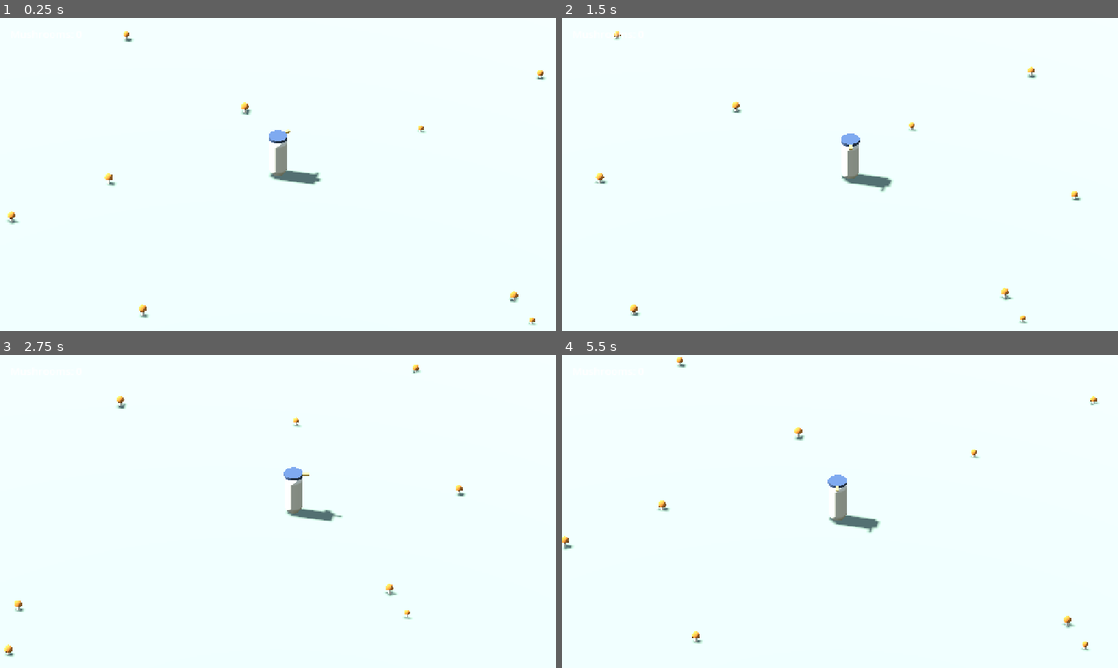
Above: before the commit, frames 1-4 (two rows, left to right).
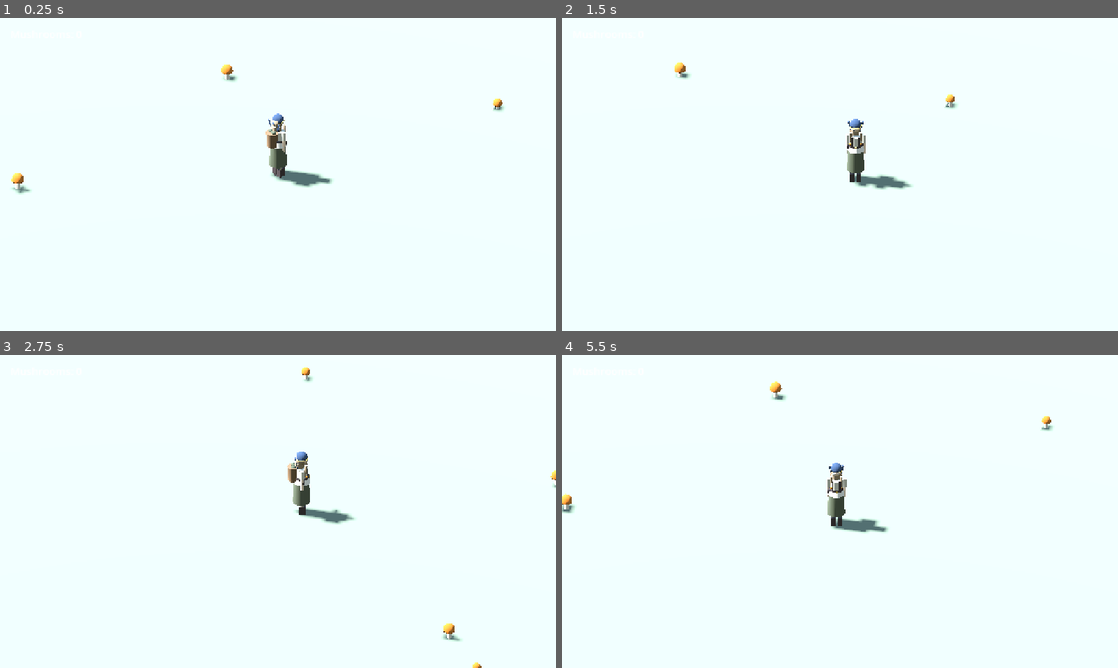
Above: after the commit, the same moments.

Repository: diegoami/oravitsa
Game: Godot game, scene res://scenes/world.tscn
Same seed, same stepped clock (60 frames per second), same inputs: the game is played once before the commit and once after it.
Inputs:
- Up to frame 1 (0.25 s): no input
- Up to frame 2 (1.5 s): hold D (move_right) 0.53-1.28 s; hold S (move_back) from 1.28 s (still down)
- Up to frame 3 (2.75 s): release S (move_back) at 2.03 s; hold D (move_right) from 2.03 s (still down)
- Up to frame 4 (5.5 s): release D (move_right) at 2.78 s; hold W (move_forward) 2.78-3.53 s; hold A (move_left) 3.53-5.03 s; hold S (move_back) from 5.03 s (still down)

The runs differ from the first frame. In frame 1, 1.4% of the frame differs, in the area x 1-99%, y 4-99%; in frame 2, 1.3%; in frame 3, 1.4%; in frame 4, 1.5%, in the area x 0-97%, y 0-95%.

Commit message:
Replace the player capsule with an Oravitsa blockout
The capsule-with-a-cap was the right placeholder for testing movement and
the wrong one for looking at. She is now a 34-part primitive blockout --
spheres, cylinders and boxes, still no imported art and no textures, every
part flat-coloured from the model sheet's named palette.

Built from the measured landmark table in docs/character.md rather than by
eye: shoulders at 114 cm, belt at 91 cm, basket rim at 116 cm, hem at 28 cm.
The Body node is scaled by height / BLOCKOUT_HEIGHT, so the canonical figure
stays a single number in default_stats.tres.

The parts that carry the silhouette are the ones character.md ranks as
mattering: the bandana and its two tails, the basket rim above the shoulders,
the bell skirt, and the forward-hanging braids with amber beads. The tails
splay sideways rather than down the back -- that is what the top-down sheet
shows, and from a fixed isometric camera it is the only placement where they
read at all.

Drops the greybox facing wedge, which a face, braids and a back-worn basket
make redundant, and with it the one deliberate deviation from the brief.

Pulls the camera in from size 10 to 6.5. At 10 the figure was roughly 100 px
tall at 720p and none of the above was visible.

Fixes two interpenetration bugs of the same class: two primitives at nearly
equal radius with different segment counts stab through each other as a ring
of spikes. The tunic is now split into a bodice inside the belt and a flare
that drapes clearly outside the skirt, and the arms moved clear of the
flare's widest point.

Verified by 18 checks against the running scene, including that the blockout
sits on the floor at 0.000 m and reaches 1.522 m at the crown.

Co-Authored-By: Claude Opus 5 <noreply@anthropic.com>

Diff:
--- a/scenes/oravitsa.tscn
+++ b/scenes/oravitsa.tscn
@@ -1,41 +1,210 @@
-[gd_scene load_steps=9 format=3]
+[gd_scene load_steps=38 format=3]
 
 [ext_resource type="Script" path="res://scripts/oravitsa.gd" id="1_oravitsa"]
 [ext_resource type="Resource" path="res://resources/default_stats.tres" id="2_stats"]
-
-[sub_resource type="StandardMaterial3D" id="Mat_tunic"]
-albedo_color = Color(0.804, 0.769, 0.722, 1)
-roughness = 0.9
-
-[sub_resource type="StandardMaterial3D" id="Mat_bandana"]
-albedo_color = Color(0.216, 0.275, 0.376, 1)
-roughness = 0.85
-
-[sub_resource type="StandardMaterial3D" id="Mat_motif"]
-albedo_color = Color(0.820, 0.647, 0.294, 1)
-roughness = 0.8
 
 [sub_resource type="CapsuleShape3D" id="Shape_body"]
 resource_local_to_scene = true
 radius = 0.28
 height = 1.5
 
-[sub_resource type="CapsuleMesh" id="Mesh_body"]
-resource_local_to_scene = true
-material = SubResource("Mat_tunic")
-radius = 0.28
-height = 1.5
-
-[sub_resource type="CylinderMesh" id="Mesh_cap"]
-resource_local_to_scene = true
-material = SubResource("Mat_bandana")
-top_radius = 0.3
-bottom_radius = 0.3
-height = 0.1
-
-[sub_resource type="BoxMesh" id="Mesh_prow"]
-material = SubResource("Mat_motif")
-size = Vector3(0.1, 0.06, 0.26)
+[sub_resource type="StandardMaterial3D" id="M_blue"]
+albedo_color = Color(0.216, 0.275, 0.376, 1)
+roughness = 0.9
+
+[sub_resource type="StandardMaterial3D" id="M_yellow"]
+albedo_color = Color(0.82, 0.647, 0.294, 1)
+roughness = 0.9
+
+[sub_resource type="StandardMaterial3D" id="M_linen"]
+albedo_color = Color(0.804, 0.769, 0.722, 1)
+roughness = 0.9
+
+[sub_resource type="StandardMaterial3D" id="M_birch"]
+albedo_color = Color(0.6, 0.557, 0.514, 1)
+roughness = 0.9
+
+[sub_resource type="StandardMaterial3D" id="M_moss"]
+albedo_color = Color(0.337, 0.349, 0.282, 1)
+roughness = 0.9
+
+[sub_resource type="StandardMaterial3D" id="M_leather"]
+albedo_color = Color(0.275, 0.227, 0.227, 1)
+roughness = 0.9
+
+[sub_resource type="StandardMaterial3D" id="M_hair"]
+albedo_color = Color(0.62, 0.53, 0.442, 1)
+roughness = 0.9
+
+[sub_resource type="StandardMaterial3D" id="M_skin"]
+albedo_color = Color(0.925, 0.8, 0.706, 1)
+roughness = 0.9
+
+[sub_resource type="StandardMaterial3D" id="M_amber"]
+albedo_color = Color(0.71, 0.408, 0.129, 1)
+roughness = 0.9
+
+[sub_resource type="StandardMaterial3D" id="M_wicker"]
+albedo_color = Color(0.478, 0.369, 0.275, 1)
+roughness = 0.9
+
+[sub_resource type="StandardMaterial3D" id="M_eye"]
+albedo_color = Color(0.424, 0.486, 0.549, 1)
+roughness = 0.9
+
+[sub_resource type="SphereMesh" id="Hair"]
+material = SubResource("M_hair")
+radius = 0.122
+height = 0.27
+radial_segments = 16
+rings = 8
+
+[sub_resource type="CylinderMesh" id="HairBack"]
+material = SubResource("M_hair")
+top_radius = 0.108
+bottom_radius = 0.088
+height = 0.17
+radial_segments = 12
+
+[sub_resource type="SphereMesh" id="Head"]
+material = SubResource("M_skin")
+radius = 0.1
+height = 0.235
+radial_segments = 16
+rings = 8
+
+[sub_resource type="SphereMesh" id="Eye"]
+material = SubResource("M_eye")
+radius = 0.013
+height = 0.024
+radial_segments = 8
+rings = 4
+
+[sub_resource type="SphereMesh" id="BandanaCap"]
+material = SubResource("M_blue")
+radius = 0.125
+height = 0.15
+radial_segments = 16
+rings = 6
+is_hemisphere = true
+
+[sub_resource type="TorusMesh" id="BandanaBand"]
+material = SubResource("M_yellow")
+inner_radius = 0.112
+outer_radius = 0.13
+rings = 24
+ring_segments = 12
+
+[sub_resource type="SphereMesh" id="Knot"]
+material = SubResource("M_blue")
+radius = 0.038
+height = 0.076
+radial_segments = 10
+rings = 5
+
+[sub_resource type="BoxMesh" id="Tail"]
+material = SubResource("M_blue")
+size = Vector3(0.038, 0.33, 0.012)
+
+[sub_resource type="CylinderMesh" id="Neck"]
+material = SubResource("M_skin")
+top_radius = 0.042
+bottom_radius = 0.048
+height = 0.09
+radial_segments = 10
+
+[sub_resource type="CylinderMesh" id="TunicBody"]
+material = SubResource("M_linen")
+top_radius = 0.142
+bottom_radius = 0.14
+height = 0.22999999999999987
+radial_segments = 16
+
+[sub_resource type="CylinderMesh" id="TunicFlare"]
+material = SubResource("M_linen")
+top_radius = 0.146
+bottom_radius = 0.186
+height = 0.13
+radial_segments = 16
+
+[sub_resource type="CylinderMesh" id="Braid"]
+material = SubResource("M_hair")
+top_radius = 0.028
+bottom_radius = 0.019
+height = 0.29
+radial_segments = 8
+
+[sub_resource type="SphereMesh" id="Bead"]
+material = SubResource("M_amber")
+radius = 0.028
+height = 0.056
+radial_segments = 8
+rings = 4
+
+[sub_resource type="CylinderMesh" id="Sleeve"]
+material = SubResource("M_linen")
+top_radius = 0.046
+bottom_radius = 0.04
+height = 0.2
+radial_segments = 10
+
+[sub_resource type="CylinderMesh" id="Forearm"]
+material = SubResource("M_skin")
+top_radius = 0.034
+bottom_radius = 0.03
+height = 0.27
+radial_segments = 10
+
+[sub_resource type="CylinderMesh" id="Belt"]
+material = SubResource("M_leather")
+top_radius = 0.152
+bottom_radius = 0.154
+height = 0.05
+radial_segments = 18
+
+[sub_resource type="BoxMesh" id="Buckle"]
+material = SubResource("M_yellow")
+size = Vector3(0.05, 0.042, 0.022)
+
+[sub_resource type="BoxMesh" id="Pouch"]
+material = SubResource("M_leather")
+size = Vector3(0.062, 0.085, 0.045)
+
+[sub_resource type="CylinderMesh" id="Skirt"]
+material = SubResource("M_moss")
+top_radius = 0.15
+bottom_radius = 0.185
+height = 0.63
+radial_segments = 18
+
+[sub_resource type="CylinderMesh" id="Sock"]
+material = SubResource("M_birch")
+top_radius = 0.052
+bottom_radius = 0.048
+height = 0.11000000000000003
+radial_segments = 8
+
+[sub_resource type="BoxMesh" id="Boot"]
+material = SubResource("M_leather")
+size = Vector3(0.092, 0.19, 0.15)
+
+[sub_resource type="CylinderMesh" id="Basket"]
+material = SubResource("M_wicker")
+top_radius = 0.128
+bottom_radius = 0.104
+height = 0.34999999999999987
+radial_segments = 14
+
+[sub_resource type="BoxMesh" id="Strap"]
+material = SubResource("M_leather")
+size = Vector3(0.036, 0.24, 0.014)
+
+[sub_resource type="SphereMesh" id="Greens"]
+material = SubResource("M_moss")
+radius = 0.05
+height = 0.07
+radial_segments = 8
+rings = 4
 
 [node name="Oravitsa" type="CharacterBody3D"]
 collision_layer = 2
@@ -47,14 +216,140 @@
 transform = Transform3D(1, 0, 0, 0, 1, 0, 0, 0, 1, 0, 0.75, 0)
 shape = SubResource("Shape_body")
 
-[node name="Body" type="MeshInstance3D" parent="."]
-transform = Transform3D(1, 0, 0, 0, 1, 0, 0, 0, 1, 0, 0.75, 0)
-mesh = SubResource("Mesh_body")
-
-[node name="Cap" type="MeshInstance3D" parent="."]
-transform = Transform3D(1, 0, 0, 0, 1, 0, 0, 0, 1, 0, 1.47, 0)
-mesh = SubResource("Mesh_cap")
-
-[node name="Prow" type="MeshInstance3D" parent="Cap"]
-transform = Transform3D(1, 0, 0, 0, 1, 0, 0, 0, 1, 0, 0, -0.38)
-mesh = SubResource("Mesh_prow")
+[node name="Body" type="Node3D" parent="."]
+
+[node name="Hair" type="MeshInstance3D" parent="Body"]
+transform = Transform3D(1, 0, 0, 0, 1, 0, 0, 0, 1, 0, 1.35, 0.016)
+mesh = SubResource("Hair")
+
+[node name="HairBack" type="MeshInstance3D" parent="Body"]
+transform = Transform3D(1, 0, 0, 0, 1, 0, 0, 0, 1, 0, 1.185, 0.042)
+mesh = SubResource("HairBack")
+
+[node name="Head" type="MeshInstance3D" parent="Body"]
+transform = Transform3D(1, 0, 0, 0, 1, 0, 0, 0, 1, 0, 1.35, -0.026)
+mesh = SubResource("Head")
+
+[node name="EyeL" type="MeshInstance3D" parent="Body"]
+transform = Transform3D(1, 0, 0, 0, 1, 0, 0, 0, 1, -0.04, 1.332, -0.108)
+mesh = SubResource("Eye")
+
+[node name="EyeR" type="MeshInstance3D" parent="Body"]
+transform = Transform3D(1, 0, 0, 0, 1, 0, 0, 0, 1, 0.04, 1.332, -0.108)
+mesh = SubResource("Eye")
+
+[node name="BandanaCap" type="MeshInstance3D" parent="Body"]
+transform = Transform3D(1, 0, 0, 0, 1, 0, 0, 0, 1, 0, 1.372, 0)
+mesh = SubResource("BandanaCap")
+
+[node name="BandanaBand" type="MeshInstance3D" parent="Body"]
+transform = Transform3D(1, 0, 0, 0, 1, 0, 0, 0, 1, 0, 1.375, 0)
+mesh = SubResource("BandanaBand")
+
+[node name="Knot" type="MeshInstance3D" parent="Body"]
+transform = Transform3D(1, 0, 0, 0, 1, 0, 0, 0, 1, 0, 1.352, 0.112)
+mesh = SubResource("Knot")
+
+[node name="TailL" type="MeshInstance3D" parent="Body"]
+transform = Transform3D(0.9563, -0.29237, 0, 0.28793, 0.94178, -0.17365, 0.05077, 0.16606, 0.98481, -0.098, 1.225, 0.098)
+mesh = SubResource("Tail")
+
+[node name="TailR" type="MeshInstance3D" parent="Body"]
+transform = Transform3D(0.9563, 0.29237, 0, -0.28793, 0.94178, -0.17365, -0.05077, 0.16606, 0.98481, 0.098, 1.225, 0.098)
+mesh = SubResource("Tail")
+
+[node name="Neck" type="MeshInstance3D" parent="Body"]
+transform = Transform3D(1, 0, 0, 0, 1, 0, 0, 0, 1, 0, 1.19, 0)
+mesh = SubResource("Neck")
+
+[node name="TunicBody" type="MeshInstance3D" parent="Body"]
+transform = Transform3D(1, 0, 0, 0, 1, 0, 0, 0, 1, 0, 1.025, 0)
+mesh = SubResource("TunicBody")
+
+[node name="TunicFlare" type="MeshInstance3D" parent="Body"]
+transform = Transform3D(1, 0, 0, 0, 1, 0, 0, 0, 1, 0, 0.845, 0)
+mesh = SubResource("TunicFlare")
+
+[node name="BraidL" type="MeshInstance3D" parent="Body"]
+transform = Transform3D(1, 0, 0, 0, 0.99452, 0.10453, 0, -0.10453, 0.99452, -0.104, 1.115, -0.082)
+mesh = SubResource("Braid")
+
+[node name="BeadL" type="MeshInstance3D" parent="Body"]
+transform = Transform3D(1, 0, 0, 0, 1, 0, 0, 0, 1, -0.104, 0.968, -0.097)
+mesh = SubResource("Bead")
+
+[node name="BraidR" type="MeshInstance3D" parent="Body"]
+transform = Transform3D(1, 0, 0, 0, 0.99452, 0.10453, 0, -0.10453, 0.99452, 0.104, 1.115, -0.082)
+mesh = SubResource("Braid")
+
+[node name="BeadR" type="MeshInstance3D" parent="Body"]
+transform = Transform3D(1, 0, 0, 0, 1, 0, 0, 0, 1, 0.104, 0.968, -0.097)
+mesh = SubResource("Bead")
+
+[node name="SleeveL" type="MeshInstance3D" parent="Body"]
+transform = Transform3D(1, 0, 0, 0, 1, 0, 0, 0, 1, -0.168, 1.045, 0)
+mesh = SubResource("Sleeve")
+
+[node name="ForearmL" type="MeshInstance3D" parent="Body"]
+transform = Transform3D(1, 0, 0, 0, 1, 0, 0, 0, 1, -0.168, 0.815, 0)
+mesh = SubResource("Forearm")
+
+[node name="SleeveR" type="MeshInstance3D" parent="Body"]
+transform = Transform3D(1, 0, 0, 0, 1, 0, 0, 0, 1, 0.168, 1.045, 0)
+mesh = SubResource("Sleeve")
+
+[node name="ForearmR" type="MeshInstance3D" parent="Body"]
+transform = Transform3D(1, 0, 0, 0, 1, 0, 0, 0, 1, 0.168, 0.815, 0)
+mesh = SubResource("Forearm")
+
+[node name="Belt" type="MeshInstance3D" parent="Body"]
+transform = Transform3D(1, 0, 0, 0, 1, 0, 0, 0, 1, 0, 0.91, 0)
+mesh = SubResource("Belt")
+
+[node name="Buckle" type="MeshInstance3D" parent="Body"]
+transform = Transform3D(1, 0, 0, 0, 1, 0, 0, 0, 1, 0, 0.91, -0.164)
+mesh = SubResource("Buckle")
+
+[node name="Pouch" type="MeshInstance3D" parent="Body"]
+transform = Transform3D(1, 0, 0, 0, 1, 0, 0, 0, 1, 0.152, 0.858, -0.048)
+mesh = SubResource("Pouch")
+
+[node name="Skirt" type="MeshInstance3D" parent="Body"]
+transform = Transform3D(1, 0, 0, 0, 1, 0, 0, 0, 1, 0, 0.595, 0)
+mesh = SubResource("Skirt")
+
+[node name="SockL" type="MeshInstance3D" parent="Body"]
+transform = Transform3D(1, 0, 0, 0, 1, 0, 0, 0, 1, -0.066, 0.245, 0)
+mesh = SubResource("Sock")
+
+[node name="BootL" type="MeshInstance3D" parent="Body"]
+transform = Transform3D(1, 0, 0, 0, 1, 0, 0, 0, 1, -0.066, 0.095, -0.016)
+mesh = SubResource("Boot")
+
+[node name="SockR" type="MeshInstance3D" parent="Body"]
+transform = Transform3D(1, 0, 0, 0, 1, 0, 0, 0, 1, 0.066, 0.245, 0)
+mesh = SubResource("Sock")
+
+[node name="BootR" type="MeshInstance3D" parent="Body"]
+transform = Transform3D(1, 0, 0, 0, 1, 0, 0, 0, 1, 0.066, 0.095, -0.016)
+mesh = SubResource("Boot")
+
+[node name="Basket" type="MeshInstance3D" parent="Body"]
+transform = Transform3D(1, 0, 0, 0, 1, 0, 0, 0, 1, 0, 0.985, 0.168)
+mesh = SubResource("Basket")
+
+[node name="StrapL" type="MeshInstance3D" parent="Body"]
+transform = Transform3D(1, 0, 0, 0, 1, 0, 0, 0, 1, -0.072, 1.03, -0.127)
+mesh = SubResource("Strap")
+
+[node name="StrapR" type="MeshInstance3D" parent="Body"]
+transform = Transform3D(1, 0, 0, 0, 1, 0, 0, 0, 1, 0.072, 1.03, -0.127)
+mesh = SubResource("Strap")
+
+[node name="GreensL" type="MeshInstance3D" parent="Body"]
+transform = Transform3D(1, 0, 0, 0, 1, 0, 0, 0, 1, -0.05, 1.172, 0.168)
+mesh = SubResource("Greens")
+
+[node name="GreensR" type="MeshInstance3D" parent="Body"]
+transform = Transform3D(1, 0, 0, 0, 1, 0, 0, 0, 1, 0.045, 1.172, 0.168)
+mesh = SubResource("Greens")
--- a/scenes/world.tscn
+++ b/scenes/world.tscn
@@ -70,7 +70,7 @@
 [node name="Camera3D" type="Camera3D" parent="CameraRig"]
 transform = Transform3D(0.707107, -0.408248, 0.577350, 0, 0.816497, 0.577350, -0.707107, -0.408248, 0.577350, 12, 12, 12)
 projection = 1
-size = 10.0
+size = 6.5
 near = 0.1
 far = 100.0
 
--- a/scripts/oravitsa.gd
+++ b/scripts/oravitsa.gd
@@ -20,6 +20,10 @@
 ## label. A real HUD script owns this once there is more than one number to
 ## show -- see docs/prototype_log.md.
 @export var inventory_label: Label
+
+## The height the blockout meshes in oravitsa.tscn are modelled at, in metres.
+## This is the canonical 150 cm from docs/character.md; it is not a tunable.
+const BLOCKOUT_HEIGHT := 1.5
 
 var _mushrooms: int = 0
 
@@ -79,8 +83,9 @@
 	rotation.y = rotate_toward(rotation.y, target_yaw, stats.turn_speed * delta)
 
 
-## Sizes the collision capsule and its greybox mesh from the canonical height,
-## so changing docs/character.md's figure in the .tres changes the body too.
+## The blockout in oravitsa.tscn is authored at BLOCKOUT_HEIGHT. Sizing the
+## capsule and scaling the visual to match keeps the canonical figure in one
+## place -- change height in default_stats.tres and the body follows.
 func _apply_body_size() -> void:
 	var shape := $CollisionShape3D as CollisionShape3D
 	var capsule := shape.shape as CapsuleShape3D
@@ -92,23 +97,7 @@
 	# Origin sits at the feet; the capsule is centred on the body.
 	shape.position.y = stats.height * 0.5
 
-	var mesh_instance := $Body as MeshInstance3D
-	var mesh := mesh_instance.mesh as CapsuleMesh
-	if mesh:
-		mesh.height = stats.height
-		mesh.radius = stats.radius
-	mesh_instance.position.y = stats.height * 0.5
-
-	# The cap is the bandana stand-in and the only facing cue on a greybox
-	# capsule. It has to overlap the capsule's dome, or the dome's apex pokes
-	# through it; the marker has to clear the disc, or it is buried inside it.
-	var cap := $Cap as MeshInstance3D
-	var cap_mesh := cap.mesh as CylinderMesh
-	if cap_mesh:
-		cap_mesh.top_radius = stats.radius + 0.02
-		cap_mesh.bottom_radius = stats.radius + 0.02
-		cap.position.y = stats.height - cap_mesh.height * 0.3
-		$Cap/Prow.position.z = -(stats.radius + 0.1)
+	$Body.scale = Vector3.ONE * (stats.height / BLOCKOUT_HEIGHT)
 
 
 ## Called by mushrooms when they are walked into.
Not shown, changed: README.md
Not shown, changed: docs/character.md
Not shown, changed: docs/prototype_log.md
